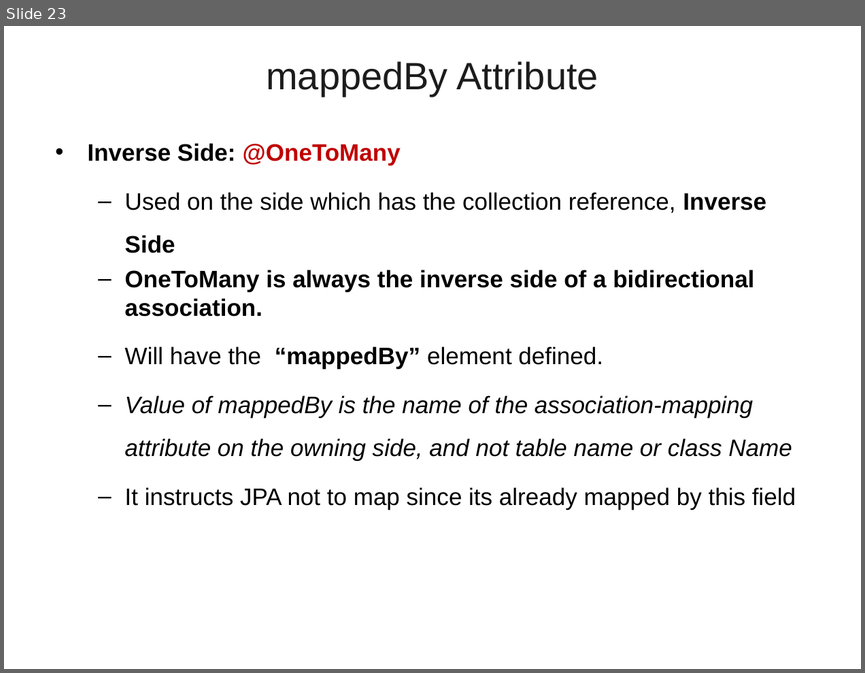
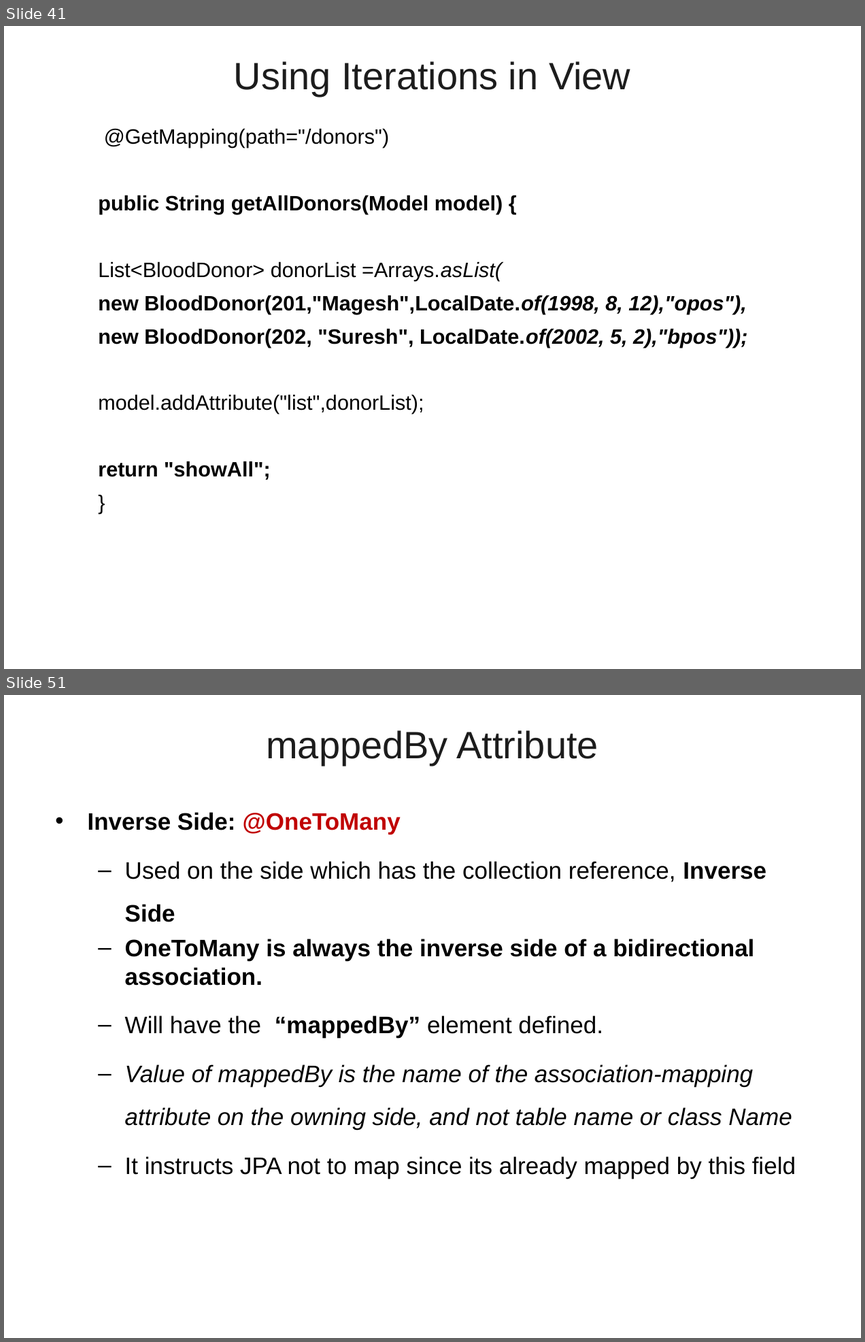
Before and after one commit to vatsanTraining/training_july_2023, a slide deck: Spring_JPA_Bajaj_Module02.ppt. Shown one above the other, each under a label of ours: slide 23 before the commit, slides 41 and 51 after it; the slides between them are not shown. The pictures are 865x673 and 865x1342 pixels, drawn with LibreOffice and Linux fonts; fonts in the diff are those of the drawing; background and template pictures are left out. Boxes give left, top, right and bottom in pixels: in the first picture for what was removed or moved away, otherwise in the second. Text is boxed around its words. In the diff, an @@ line names an element or a change of style, - is before the commit and + after.

```diff
--- a/Spring_JPA_Bajaj_Module02.ppt
+++ b/Spring_JPA_Bajaj_Module02.ppt
@@ slide 41 added at box(4, 26, 861, 669), background picture (left out) @@
@@ title added at box(234, 61, 630, 97), 32 pt, text #1C1C1C @@
+Using Iterations in View
@@ text added at box(98, 128, 747, 480), 17.5 pt, text #000000, bold @@
+  @GetMapping(path="/donors")
+  public String getAllDonors(Model model) {
+  List<BloodDonor> donorList =Arrays.asList(
+  new BloodDonor(201,"Magesh",LocalDate.of(1998, 8, 12),"opos"),
+  new BloodDonor(202, "Suresh", LocalDate.of(2002, 5, 2),"bpos"));
+  model.addAttribute("list",donorList);
+  return "showAll";
+  }
@@ what was slide 23 is now slide 51 @@
```
Also in this commit, not shown: 27 other slides added.
